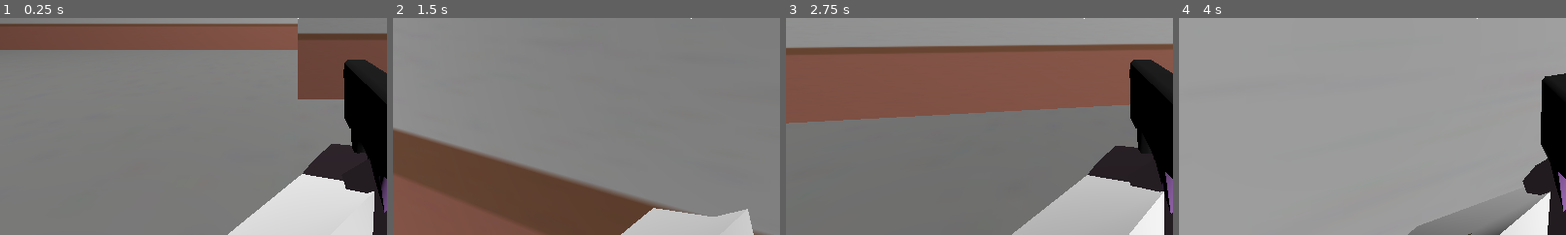
Above: before the commit, frames 1-4 (left to right).
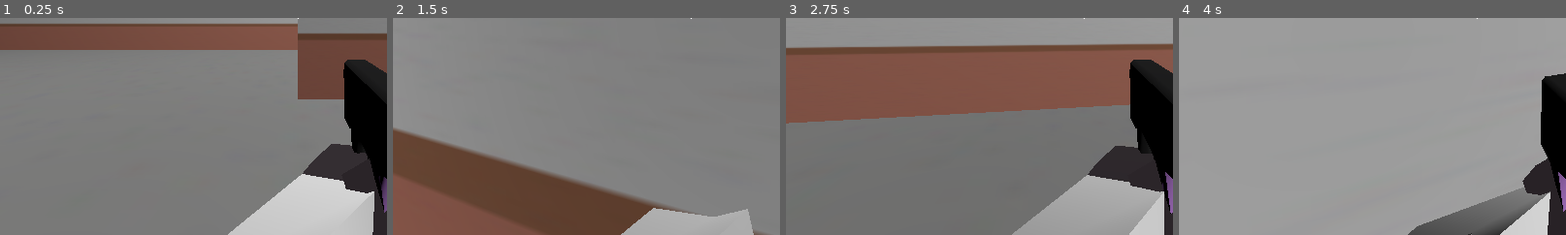
Above: after the commit, the same moments.

Repository: dairycultist/CityZoomer
Game: Godot game, scene res://level.tscn
Same seed, same stepped clock (60 frames per second), same inputs: the game is played once before the commit and once after it.
Inputs (mouse positions are % of the whole screen's width and height, from its top left):
- Up to frame 1 (0.25 s): no input
- Up to frame 2 (1.5 s): move the mouse to (55, 50) at 0.52 s; press the mouse at (55, 50) at 0.53 s; hold W (walk_up) from 0.53 s (still down); tap Space (jump) at 0.77 s; move the mouse to (45, 50) at 1.27 s; release the mouse at (45, 50) at 1.28 s; click (45, 50) at 1.35 s
- Up to frame 3 (2.75 s): keep holding W (walk_up); tap Space (jump) at 1.52 s; move the mouse to (52, 48) at 2.02 s; press the mouse at (52, 48) at 2.03 s
- Up to frame 4 (4 s): keep holding W (walk_up); move the mouse to (49, 52) at 2.77 s; release the mouse at (49, 52) at 2.78 s; click (49, 52) at 2.85 s; tap Space (jump) at 3.02, 3.77 s; move the mouse to (57, 51) at 3.52 s; press the mouse at (57, 51) at 3.53 s
The pictures show only the part of the screen within x 12-61%, y 50-100%; the shares and areas given below are measured in that part.

The runs differ from the first frame. In frame 1, 0.9% of the frame differs, in the area x 89-97%, y 80-100%; in frame 2, 0.7%; in frame 3, 1.3%; in frame 4, 4.6%, in the area x 59-96%, y 78-100%.

Commit message:
Add colormapping to player texture

Diff:
--- a/player/bot_player.tscn
+++ b/player/bot_player.tscn
@@ -3,7 +3,7 @@
 [ext_resource type="Script" uid="uid://b3cq6p8rbsdfj" path="res://player/bot_player.gd" id="1_fsqg5"]
 [ext_resource type="ArrayMesh" uid="uid://dli655ofg14gs" path="res://player/model/rifle.obj" id="2_tt22f"]
 [ext_resource type="AudioStream" uid="uid://v3dpiw87ok7o" path="res://player/hop.wav" id="3_bgo7g"]
-[ext_resource type="Material" uid="uid://c7morv0ouf260" path="res://player/model/player.tres" id="5_5kd2c"]
+[ext_resource type="Material" uid="uid://c4du4s1lwy3w" path="res://player/model/player_mat.tres" id="4_fsqg5"]
 
 [sub_resource type="CapsuleShape3D" id="CapsuleShape3D_mlf6e"]
 radius = 0.3
@@ -19,7 +19,6 @@
 "index_count": 1308,
 "index_data": PackedByteArray("mgECAJsBmgEAAAIAnAGaAZsBAACdAQIAnAGbAQQAAACeAZ0BngEBAJ0BngEDAAEAnAEEAJ8BnAGfAaABoAGfAQUA …(3403 unchanged characters)…
 "lods": [0.0763155, PackedByteArray("AAABAAIAAAADAAEAAAACAAQAAAAEAAUABgAAAAUABgAFAAcABwAFAAgACAAFAAkACAAJAAoACwAGAAcACw …(1858 unchanged characters)…
-"material": ExtResource("5_5kd2c"),
 "name": "Material.005",
 "primitive": 3,
 "skin_data": PackedByteArray("AwABAAAAAAA+6U0ScwQAAAMABAAAAAAAv/o/BQAAAAADAAEAAAAAABzy4g0AAAAAAwAEAAAAAAB/+n8FAAAAAAEAA …(17706 unchanged characters)…
@@ -338,6 +337,7 @@
 [node name="Mercenary" type="MeshInstance3D" parent="Model/Armature/Skeleton3D"]
 mesh = SubResource("ArrayMesh_2ieo8")
 skin = SubResource("Skin_ebec5")
+surface_material_override/0 = ExtResource("4_fsqg5")
 
 [node name="LeftHandIK" type="SkeletonIK3D" parent="Model/Armature/Skeleton3D"]
 root_bone = &"LArm"
--- a/player/local_player.tscn
+++ b/player/local_player.tscn
@@ -1,14 +1,19 @@
-[gd_scene load_steps=12 format=4 uid="uid://ng6xdry7dssv"]
+[gd_scene load_steps=14 format=4 uid="uid://ng6xdry7dssv"]
 
 [ext_resource type="Script" uid="uid://bkdclfxtxl7uw" path="res://player/local_player.gd" id="1_qjkh3"]
 [ext_resource type="AudioStream" uid="uid://v3dpiw87ok7o" path="res://player/hop.wav" id="3_g1dw6"]
+[ext_resource type="Texture2D" uid="uid://d106e8rn5p0l" path="res://player/model/player_albedo.png" id="5_2kkfv"]
+[ext_resource type="Material" uid="uid://c4du4s1lwy3w" path="res://player/model/player_mat.tres" id="6_2kkfv"]
 [ext_resource type="Texture2D" uid="uid://cvcn5stehsh65" path="res://player/crosshair.png" id="6_rgyib"]
 [ext_resource type="ArrayMesh" uid="uid://dli655ofg14gs" path="res://player/model/rifle.obj" id="7_hg6s5"]
-[ext_resource type="Material" uid="uid://c7morv0ouf260" path="res://player/model/player.tres" id="8_8t03j"]
 
 [sub_resource type="CapsuleShape3D" id="CapsuleShape3D_mlf6e"]
 radius = 0.3
 height = 1.7
+
+[sub_resource type="StandardMaterial3D" id="StandardMaterial3D_xhgsi"]
+albedo_texture = ExtResource("5_2kkfv")
+metallic_specular = 0.0
 
 [sub_resource type="ArrayMesh" id="ArrayMesh_2ieo8"]
 resource_name = "player_Cube_005"
@@ -20,7 +25,7 @@
 "index_count": 1308,
 "index_data": PackedByteArray("mgECAJsBmgEAAAIAnAGaAZsBAACdAQIAnAGbAQQAAACeAZ0BngEBAJ0BngEDAAEAnAEEAJ8BnAGfAaABoAGfAQUA …(3403 unchanged characters)…
 "lods": [0.0763155, PackedByteArray("AAABAAIAAAADAAEAAAACAAQAAAAEAAUABgAAAAUABgAFAAcABwAFAAgACAAFAAkACAAJAAoACwAGAAcACw …(1858 unchanged characters)…
-"material": ExtResource("8_8t03j"),
+"material": SubResource("StandardMaterial3D_xhgsi"),
 "name": "Material.005",
 "primitive": 3,
 "skin_data": PackedByteArray("AwABAAAAAAA+6U0ScwQAAAMABAAAAAAAv/o/BQAAAAADAAEAAAAAABzy4g0AAAAAAwAEAAAAAAB/+n8FAAAAAAEAA …(17706 unchanged characters)…
@@ -355,6 +360,7 @@
 [node name="Mercenary" type="MeshInstance3D" parent="Model/Armature/Skeleton3D"]
 mesh = SubResource("ArrayMesh_2ieo8")
 skin = SubResource("Skin_ebec5")
+surface_material_override/0 = ExtResource("6_2kkfv")
 
 [node name="LeftHandIK" type="SkeletonIK3D" parent="Model/Armature/Skeleton3D"]
 root_bone = &"LArm"
--- a/player/model/player.tres
+++ /dev/null
@@ -1,7 +0,0 @@
-[gd_resource type="StandardMaterial3D" load_steps=2 format=3 uid="uid://c7morv0ouf260"]
-
-[ext_resource type="Texture2D" uid="uid://d106e8rn5p0l" path="res://player/model/player.png" id="1_8slpt"]
-
-[resource]
-albedo_texture = ExtResource("1_8slpt")
-metallic_specular = 0.0
--- /dev/null
+++ b/player/model/player_mat.tres
@@ -0,0 +1,12 @@
+[gd_resource type="ShaderMaterial" load_steps=4 format=3 uid="uid://c4du4s1lwy3w"]
+
+[ext_resource type="Shader" uid="uid://bb7yfcdjm20ib" path="res://player/player.gdshader" id="1_wexhl"]
+[ext_resource type="Texture2D" uid="uid://d106e8rn5p0l" path="res://player/model/player_albedo.png" id="2_wfj4u"]
+[ext_resource type="Texture2D" uid="uid://cokhw5ukb1qd4" path="res://player/model/player_colormap.png" id="3_kd30e"]
+
+[resource]
+render_priority = 0
+shader = ExtResource("1_wexhl")
+shader_parameter/albedo = ExtResource("2_wfj4u")
+shader_parameter/color_map = ExtResource("3_kd30e")
+shader_parameter/color = Color(0.71421266, 0.71421224, 0.71421224, 1)
--- a/player/player.gd
+++ b/player/player.gd
@@ -81,7 +81,7 @@
 		print(result.position)
 
 		if result.collider is Player:
-			result.collider._damage(10)
+			result.collider._damage(self, 10)
 
 func _damage(attacker: Player, amt: int):
 	print(name, " took ", amt, " damage from ", attacker.name)
--- /dev/null
+++ b/player/player.gdshader
@@ -0,0 +1,10 @@
+shader_type spatial;
+
+uniform sampler2D albedo;
+uniform sampler2D color_map;
+
+uniform vec3 color : source_color = vec3(1.0, 0.5, 0.0);
+
+void fragment() {
+	ALBEDO = texture(albedo, UV).rgb * mix(vec3(1.), color, texture(color_map, UV).r);
+}
Binary file removed: player/model/player.png
Binary file added: player/model/player_albedo.png
Not shown, added: player/model/player_albedo.png.import
Binary file added: player/model/player_colormap.png
Not shown, changed: player/model/player_colormap.png.import
Not shown, added: player/player.gdshader.uid
Not shown, added: player/model/player.png~
